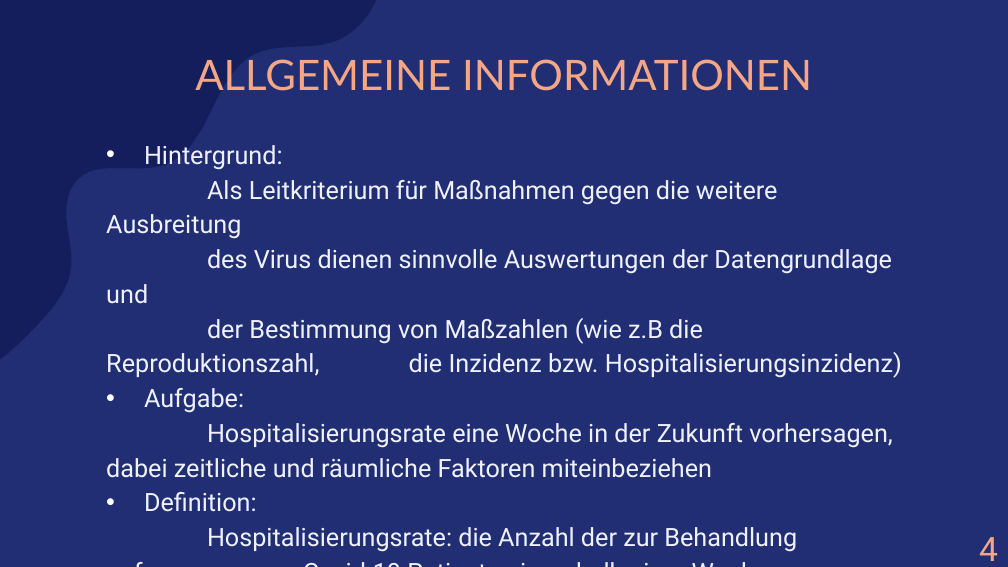
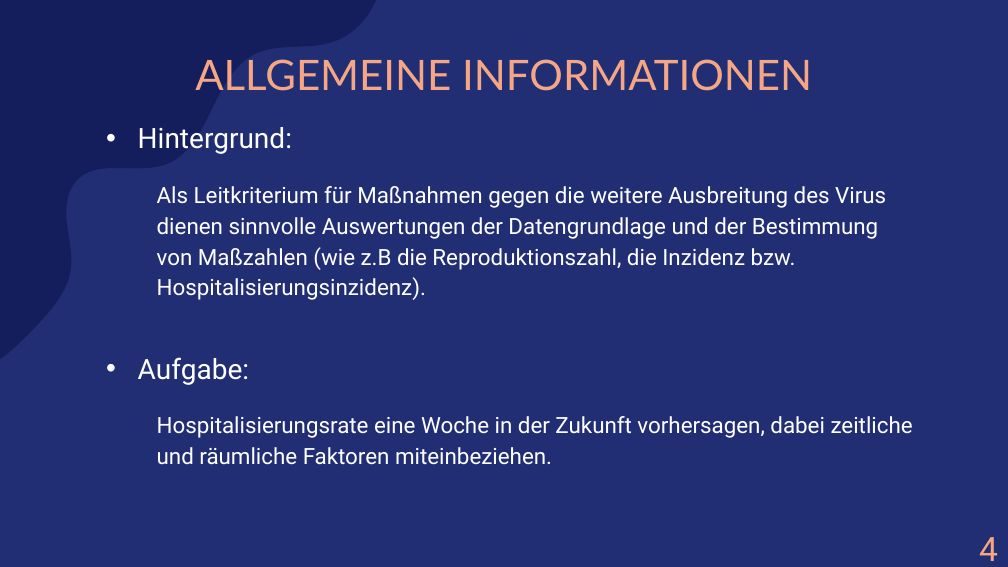
Before and after one commit to amarquard089/Covid19-Hospitalisierungsrate, a slide deck: slide 4 of Praesentation/COVID-19 Hospitalisierungsrate.pptx. Drawn at 1008x567 pixels with LibreOffice and Linux fonts; fonts in the diff are those of the drawing. Boxes give left, top, right and bottom in pixels: in the first picture for what was removed or moved away, otherwise in the second. Text is boxed around its words. In the diff, an @@ line names an element or a change of style, - is before the commit and + after.

```diff
--- a/Praesentation/COVID-19 Hospitalisierungsrate.pptx
+++ b/Praesentation/COVID-19 Hospitalisierungsrate.pptx
@@ text "Hintergrund:": place and size @@
-text "Hintergrund:" at [106,145,902,552]
+text "Hintergrund:" at [138,127,913,465]
@@ text at [138,127,292,385]: size 18 to 20 pt, text colour #EFF1FF to #FFFFFF in "Hintergrund:", "Aufgabe:"; indent changed @@
@@ text at [157,186,886,300]: text changed; size 18 to 16 pt; text colour #EFF1FF to #FFFFFF @@
-Als Leitkriterium für Maßnahmen gegen die weitere Ausbreitung
-des Virus dienen sinnvolle Auswertungen der Datengrundlage und
-der Bestimmung von Maßzahlen (wie z.B die Reproduktionszahl, die Inzidenz bzw. Hospitalisierungsinzidenz)
+  Als Leitkriterium für Maßnahmen gegen die weitere Ausbreitung des Virus dienen sinnvolle Auswertungen der Datengrundlage und der Bestimmung von Maßzahlen (wie z.B die Reproduktionszahl, die Inzidenz bzw. Hospitalisierungsinzidenz).
@@ text at [157,416,913,465]: text changed; size 18 to 16 pt; text colour #EFF1FF to #FFFFFF @@
-Hospitalisierungsrate eine Woche in der Zukunft vorhersagen, dabei zeitliche und räumliche Faktoren miteinbeziehen
-• Definition:
-Hospitalisierungsrate: die Anzahl der zur Behandlung aufgenommenen Covid-19 Patienten innerhalb einer Woche
+  Hospitalisierungsrate eine Woche in der Zukunft vorhersagen, dabei zeitliche und räumliche Faktoren miteinbeziehen.
```
Also in this commit, not shown: 4 other slides changed, 6 slides added, 1 slide removed.
